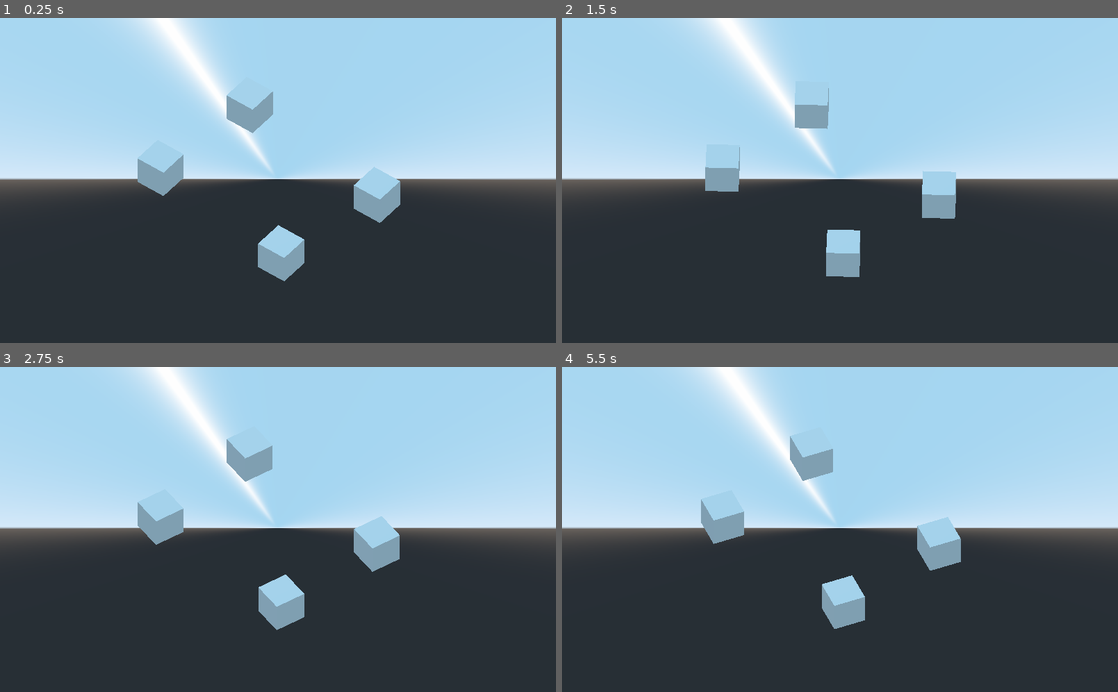
Above: before the commit, frames 1-4 (two rows, left to right).
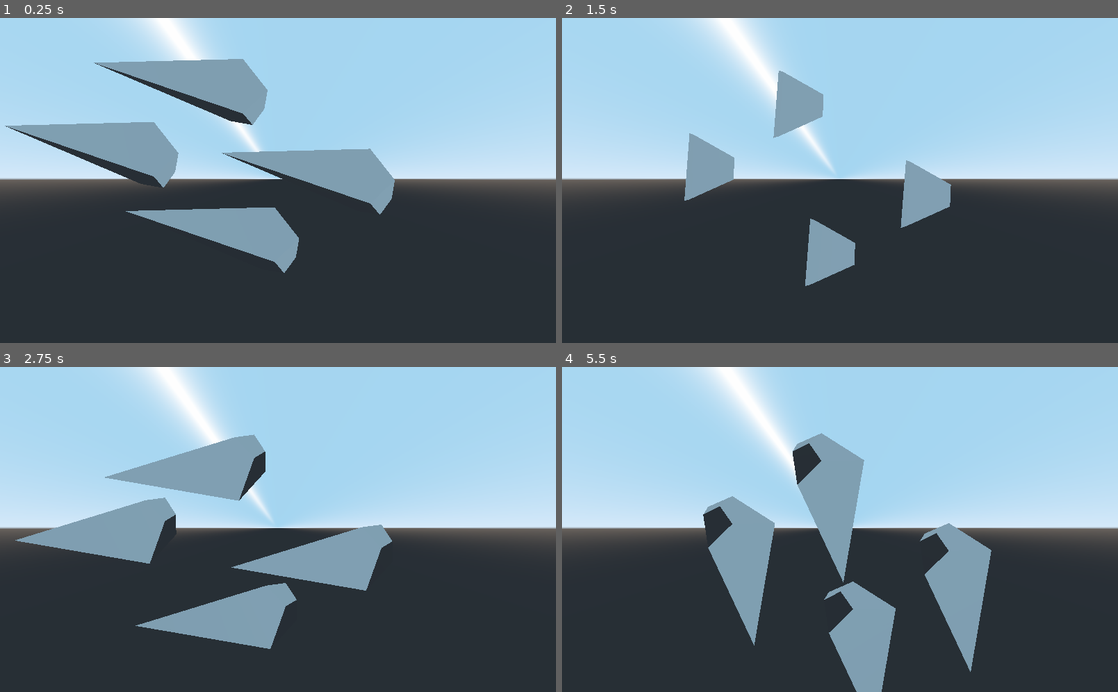
Above: after the commit, the same moments.

Repository: EamonnMR/galactic-night
Game: Godot game, scene res://main.tscn
The game is run twice, just before and just after one commit, with the same random seed, the same clock (stepped at 60 frames per second) and the same inputs.
Inputs:
- Up to frame 1 (0.25 s): no input
- Up to frame 2 (1.5 s): no input
- Up to frame 3 (2.75 s): no input
- Up to frame 4 (5.5 s): no input

The runs differ from the first frame. In frame 1, 13% of the frame differs, in the area x 0-72%, y 12-81%; in frame 2, 4.6%; in frame 3, 12%; in frame 4, 12%.

Commit message:
Cleaned up. Should be close, but I'm making some sort of mistake somewhere...

Diff:
--- a/perspective.gdshader
+++ b/perspective.gdshader
@@ -1,6 +1,6 @@
 shader_type spatial;
 //render_mode unshaded;
-const float S = .5;
+const float S = 5.0;
 uniform vec3 camera_position;
 uniform mat4 camera_transform;
 uniform mat4 xform;
@@ -12,16 +12,16 @@
 	mat4 my_special_projection = mat4(
 		vec4(1,0,0,0),
 		vec4(0,1,0,0),
-		vec4(0,0,1,0),
+		vec4(0,0,-1,-1),
 		vec4(0,0,0,1)
 	);
+	vec4 tmpvertex = vec4(VERTEX, 1);
 
-	vec4 tmpvertex = (inv_xform * vec4(VERTEX, 1));
-	//tmpvertex = my_special_projection * tmpvertex;
-	//tmpvertex.x /= tmpvertex.z * S;
-	//tmpvertex.y /= tmpvertex.z * S;
-	// TODO: modify z too
+	tmpvertex = inv_xform * tmpvertex;
+
 	tmpvertex = my_special_projection * tmpvertex;
-	tmpvertex = xform * tmpvertex;
+
+	//tmpvertex = xform * tmpvertex;
+
 	VERTEX = tmpvertex.xyz / tmpvertex.w;
 }
